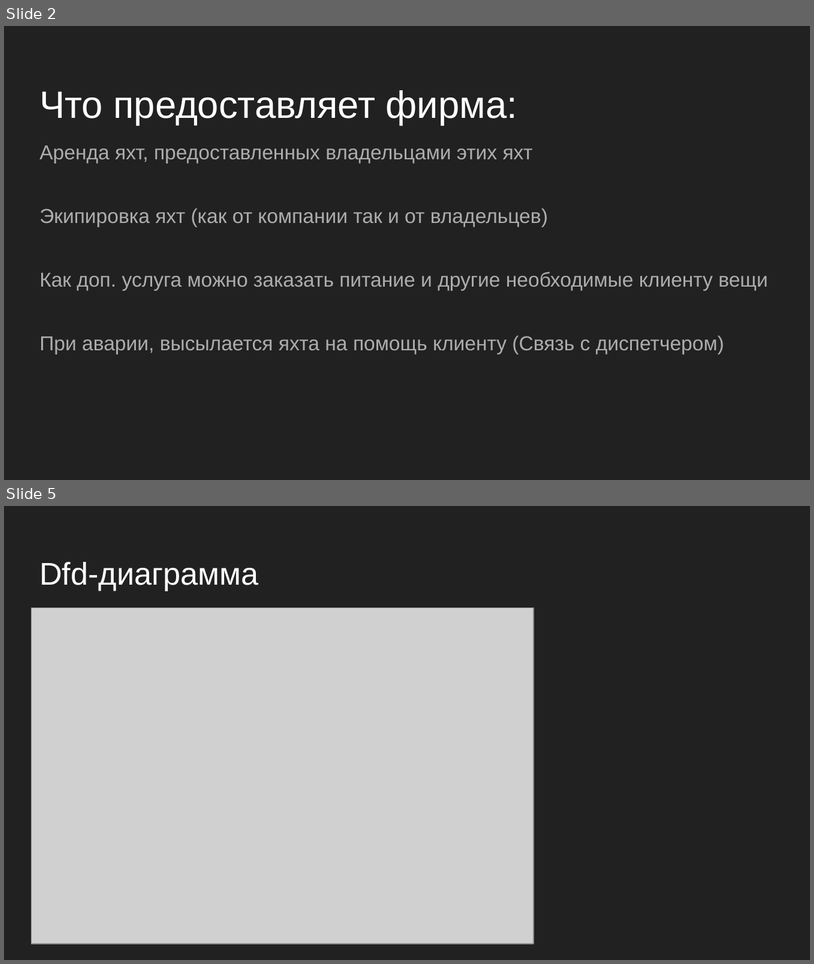
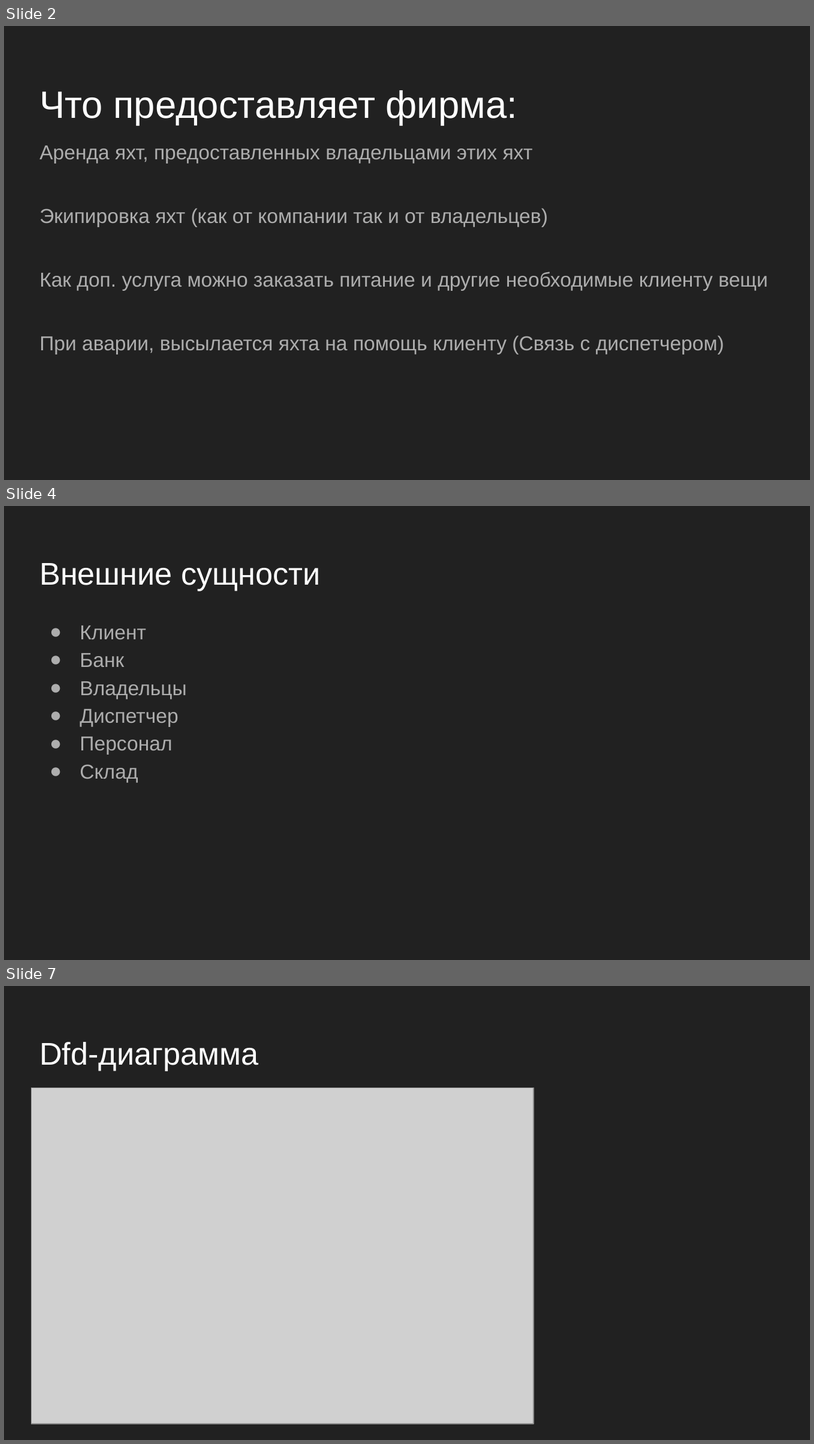
Before and after one commit to TonikX/ITMO_FSPO_DataBases_2020-2021, a slide deck: students/y2334/Turkina Anna/Бюро проката яхт.pptx. Shown one above the other, each under a label of ours: slides 2 and 5 before the commit, slides 2, 4 and 7 after it; the slides between them are not shown. The pictures are 814x964 and 814x1444 pixels, drawn with LibreOffice and Linux fonts; fonts in the diff are those of the drawing; grey boxes stand for pictures. Boxes give left, top, right and bottom in pixels: in the first picture for what was removed or moved away, otherwise in the second. Text is boxed around its words. In the diff, an @@ line names an element or a change of style, - is before the commit and + after.

```diff
--- a/students/y2334/Turkina Anna/Бюро проката яхт.pptx
+++ b/students/y2334/Turkina Anna/Бюро проката яхт.pptx
@@ slide 4 added at <box>4,506,810,960</box>, background #212121 @@
@@ title added at <box>39,563,320,591</box>, 28 pt, text #FFFFFF @@
+Внешние сущности
@@ text added at <box>80,625,186,782</box>, 18 pt, text #ADADAD @@
+● Клиент
+● Банк
+● Владельцы
+● Диспетчер
+● Персонал
+● Склад
@@ what was slide 5 is now slide 7 @@
```
Also in this commit, not shown: 2 slides changed, 3 other slides added, 1 slide removed, 2 other files.
